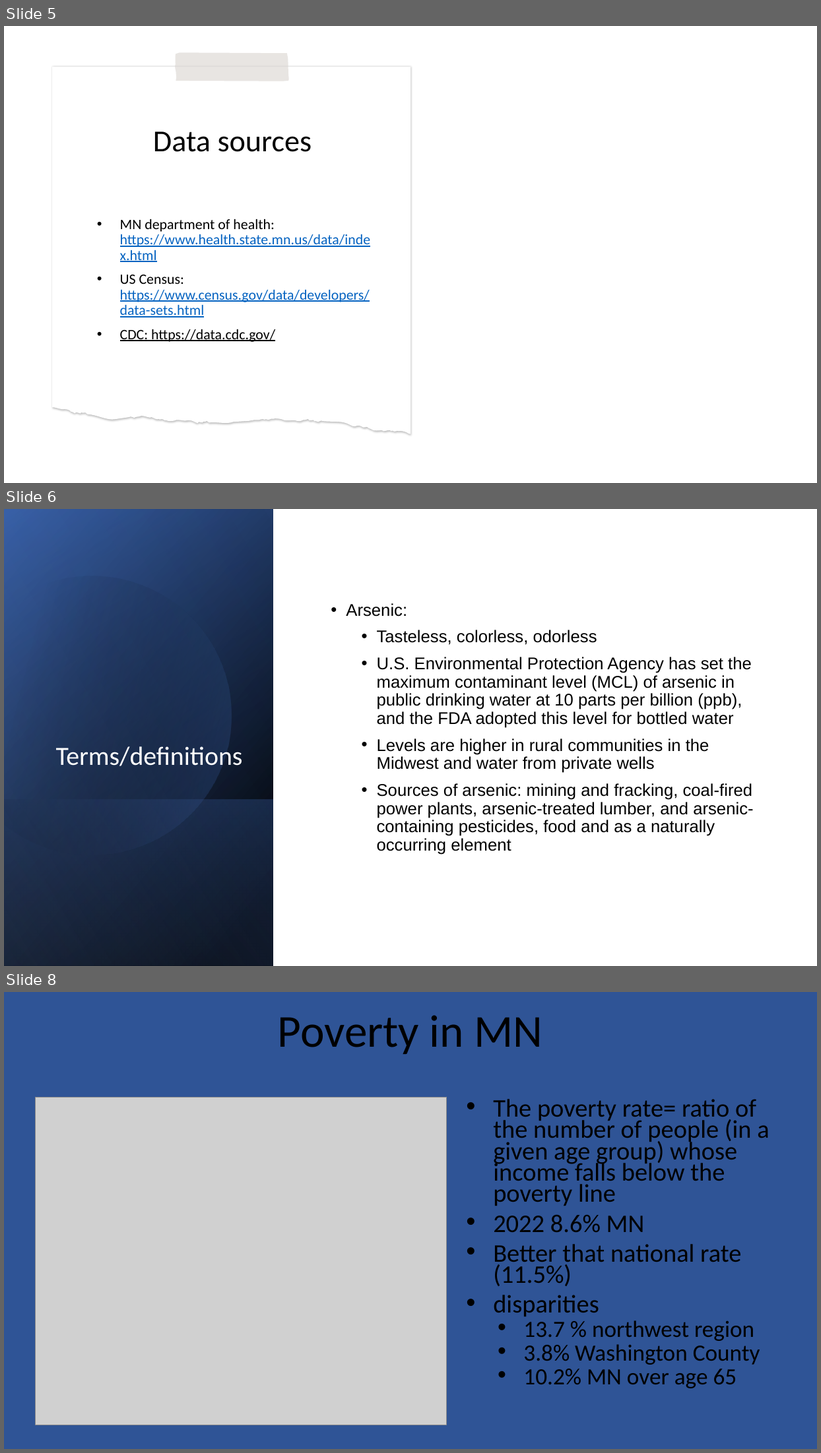
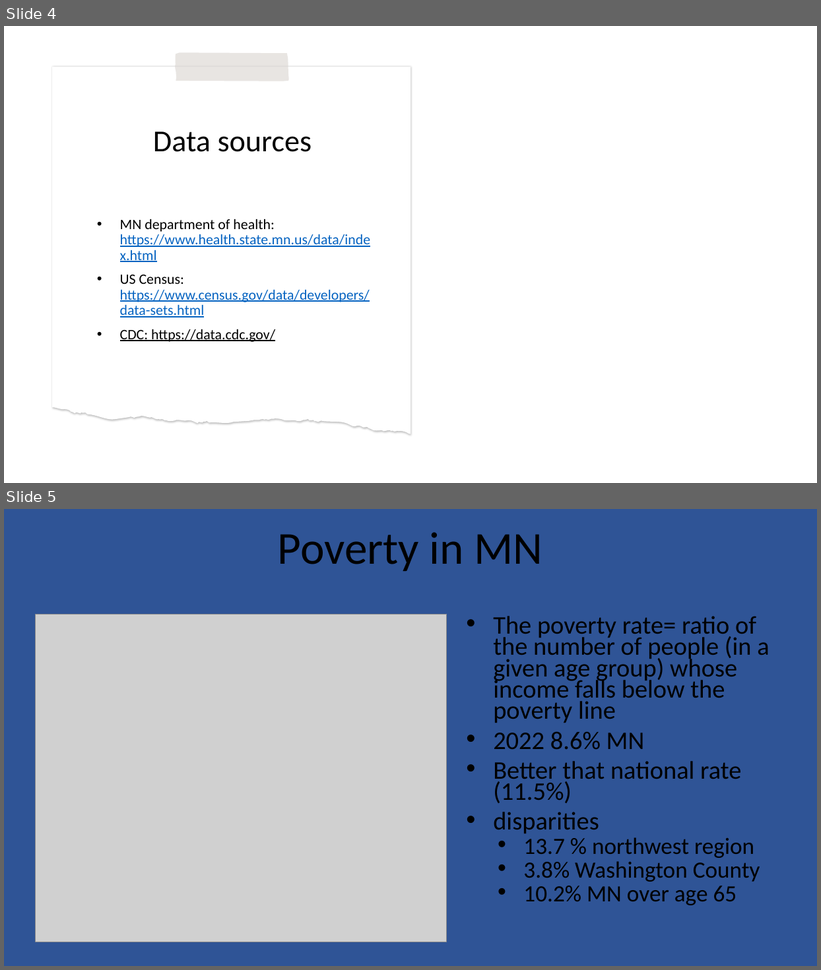
Before and after one commit to ericjjohnson2/HealthPovertyMN, a slide deck: presentation/public_health_project (1).pptx. Shown one above the other, each under a label of ours: slides 5, 6 and 8 before the commit, slides 4 and 5 after it; the slides between them are not shown. The pictures are 821x1453 and 821x970 pixels, drawn with LibreOffice and Linux fonts; fonts in the diff are those of the drawing; grey boxes stand for pictures; background and template pictures are left out. Boxes give left, top, right and bottom in pixels: in the first picture for what was removed or moved away, otherwise in the second. Text is boxed around its words. In the diff, an @@ line names an element or a change of style, - is before the commit and + after.

```diff
--- a/presentation/public_health_project (1).pptx
+++ b/presentation/public_health_project (1).pptx
@@ slide 6 removed at (4, 509, 817, 966), background #FFFFFF @@
@@ rectangle removed at (4, 509, 817, 966) @@
@@ rectangle removed at (4, 509, 274, 966) @@
@@ rectangle removed at (4, 510, 274, 966) @@
@@ rectangle removed at (4, 509, 274, 966) @@
@@ freeform shape removed at (4, 543, 265, 883) @@
@@ text removed at (346, 603, 753, 855) @@
-• Arsenic:
-  • Tasteless, colorless, odorless
-  • U.S. Environmental Protection Agency has set the maximum contaminant level (MCL) of arsenic in public drinking water at 10 parts per billion (ppb), and the FDA adopted this level for bottled water
-  • Levels are higher in rural communities in the Midwest and water from private wells
-  • Sources of arsenic: mining and fracking, coal-fired power plants, arsenic-treated lumber, and arsenic-containing pesticides, food and as a naturally occurring element
@@ title removed at (56, 747, 243, 766) @@
-Terms/definitions
@@ rectangle removed at (4, 799, 274, 966) @@
@@ what was slide 5 is now slide 4 @@
@@ what was slide 8 is now slide 5 @@
```
Also in this commit, not shown: 3 other slides removed, 3 other files.
